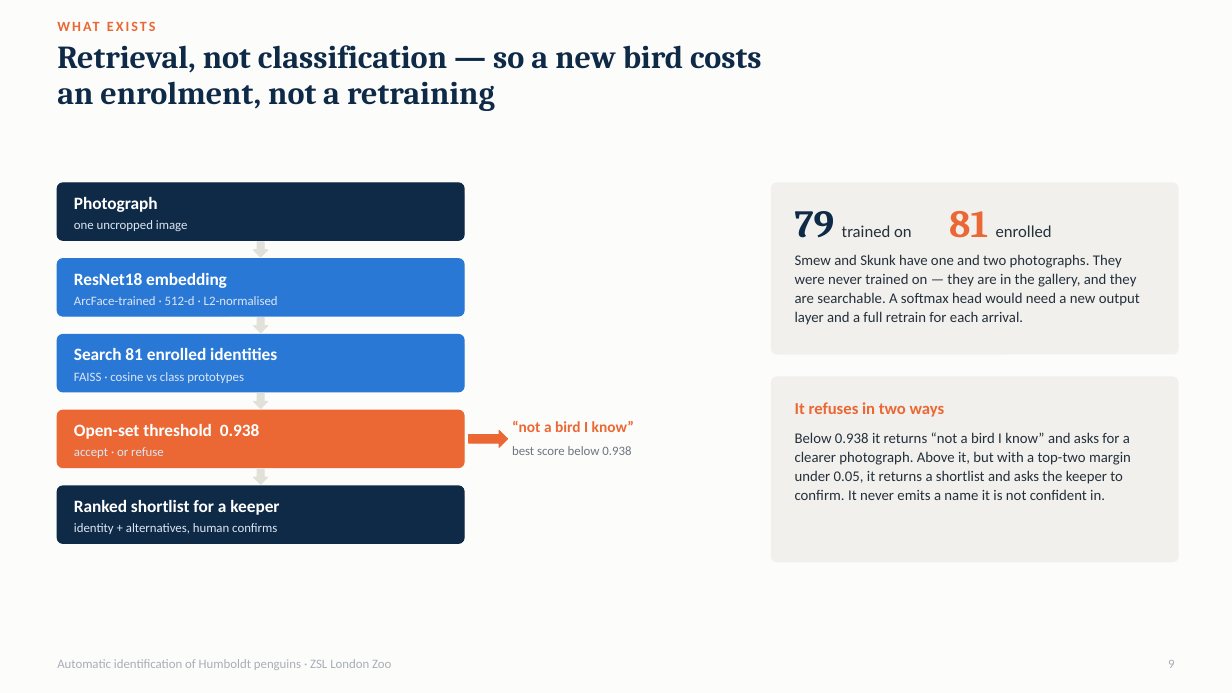
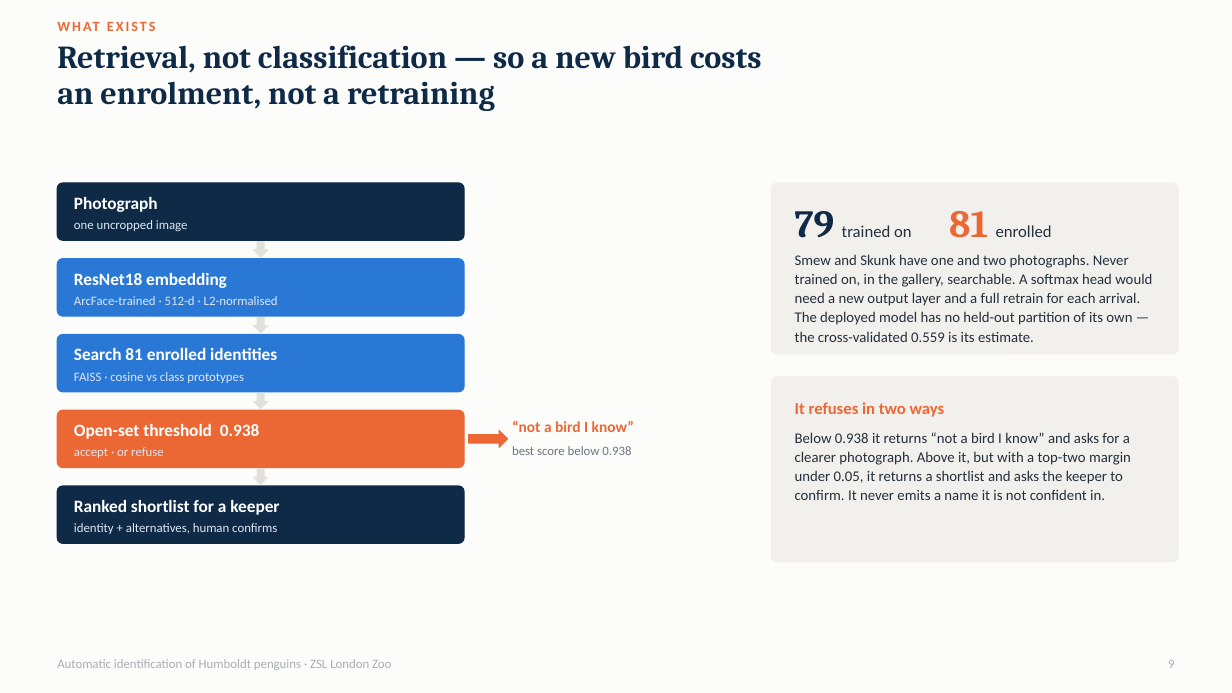
Before and after one commit to aoaoguo2003/pgs, a slide deck: slide 9 of presentation/final_presentation.pptx. Drawn at 1232x693 pixels with LibreOffice and Linux fonts; fonts in the diff are those of the drawing. Boxes give left, top, right and bottom in pixels: in the first picture for what was removed or moved away, otherwise in the second. Text is boxed around its words. In the diff, an @@ line names an element or a change of style, - is before the commit and + after.

```diff
--- a/presentation/final_presentation.pptx
+++ b/presentation/final_presentation.pptx
@@ text at (x1=795, y1=254, x2=1152, y2=342): text changed @@
-Smew and Skunk have one and two photographs. They were never trained on — they are in the gallery, and they are searchable. A softmax head would need a new output layer and a full retrain for each arrival.
+Smew and Skunk have one and two photographs. Never trained on, in the gallery, searchable. A softmax head would need a new output layer and a full retrain for each arrival. The deployed model has no held-out partition of its own — the cross-validated 0.559 is its estimate.
```
Also in this commit, not shown: 2 other slides changed, 3 other files.
